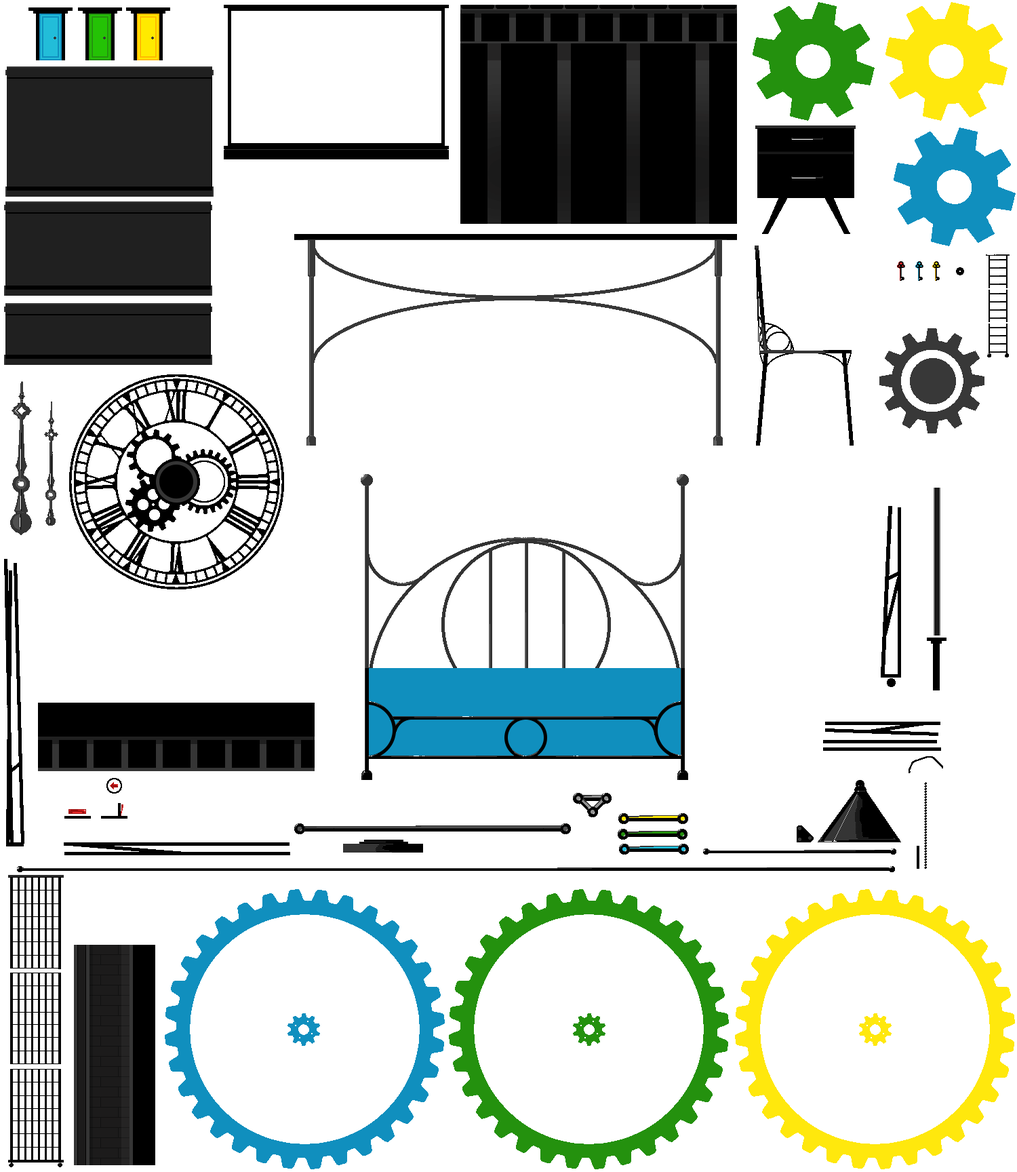
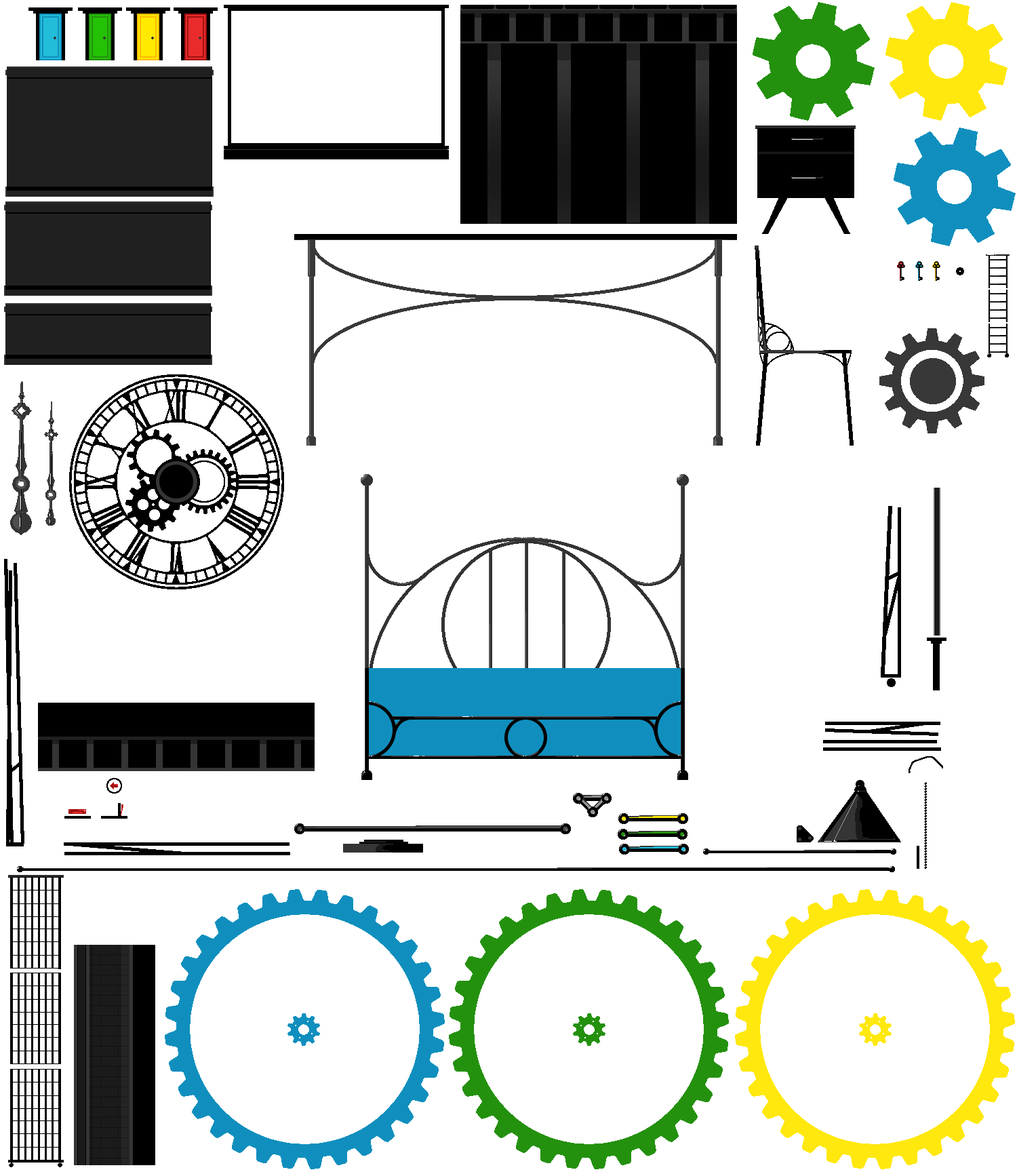
Comparing the layer stacks of the two w=1017, h=1172 images. Changes:
renamed "Layer 1" to "Rood", painted on it over bbox(173, 7, 218, 61)
